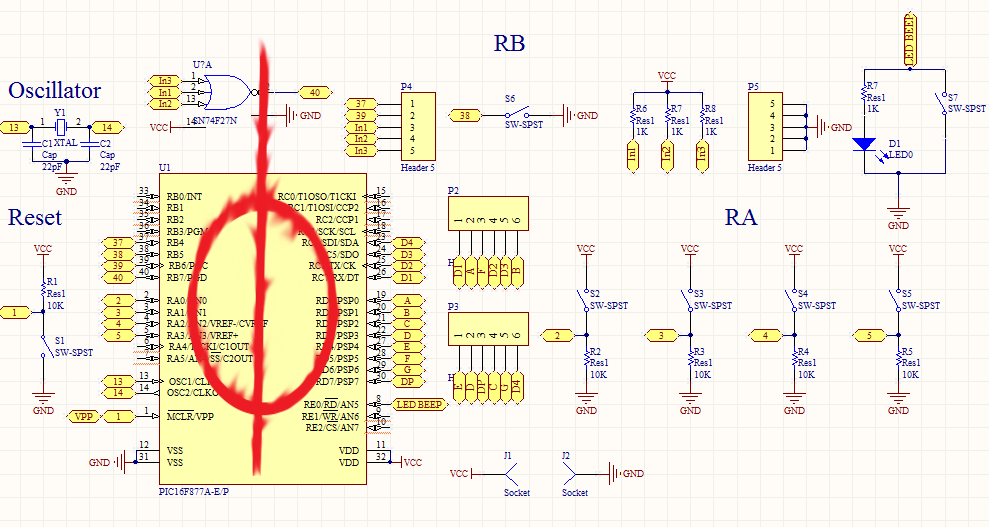
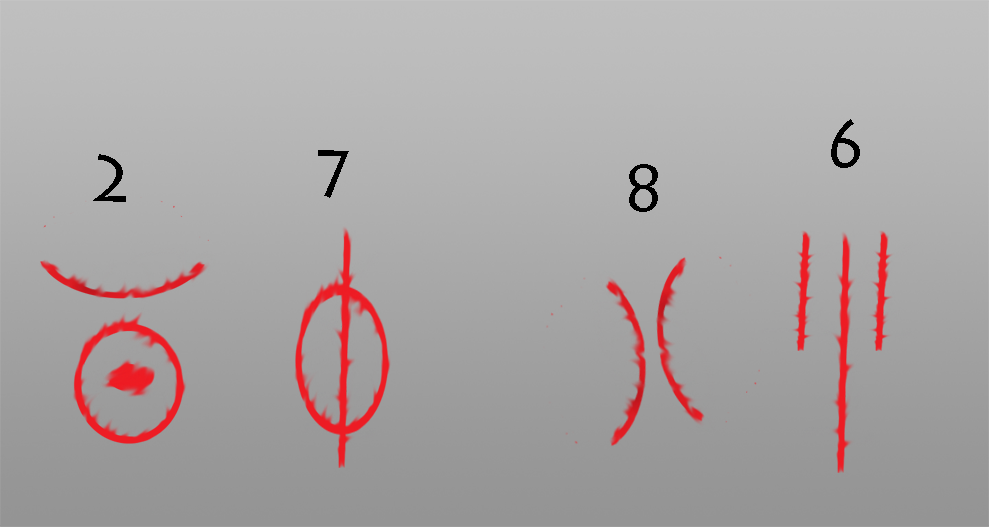
Layered file, before and after one edit (989px x 527px). Changes by layer:
added group "7" (1st of 2) with 2 layers above "Original" over (292, 224, 393, 468)
added layer "Ellipse 1 copy 6" in group "7" over (292, 258, 393, 435)
added layer "Shape 1 copy 4" in group "7" over (302, 224, 382, 468)
added group "Original" with 4 layers above "6" over (180, 31, 625, 476)
hid "Shape 1", moved it into group "Original" over (202, 31, 312, 476)
hid "Ellipse 1 copy", moved it into group "Original" over (180, 157, 345, 418)
added group "6" (1st of 2) with 3 layers above "8" over (762, 229, 918, 473)
added layer "Shape 1 copy 3" in group "6" over (840, 229, 918, 351)
added layer "Shape 1 copy 2" in group "6" over (762, 229, 840, 351)
added layer "Shape 1 copy" in group "6" over (801, 229, 881, 473)
added group "8" (1st of 2) with 2 layers above "2" over (543, 255, 762, 447)
added layer "Ellipse 1 copy 3" in group "8" over (543, 267, 648, 447)
added layer "Ellipse 1 copy 2" in group "8" over (655, 255, 762, 435)
added group "2" (1st of 2) with 3 layers above "Layer 0" over (39, 197, 219, 444)
added layer "Ellipse 2 copy 2" in group "2" over (91, 351, 160, 401)
added layer "Ellipse 1 copy 4" in group "2" over (39, 197, 219, 301)
added layer "Ellipse 1 copy 5" in group "2" over (70, 301, 189, 444)
hid "Layer 0" over (0, 0, 989, 527)
added layer "6" (2nd of 2) above "8" over (831, 119, 860, 168)
added layer "8" (2nd of 2) above "7" over (629, 164, 658, 212)
added layer "7" (2nd of 2) above "2" over (318, 150, 349, 198)
added layer "2" (2nd of 2) above "bg3" over (93, 154, 126, 202)
added layer "bg3" over (0, 0, 989, 527)
